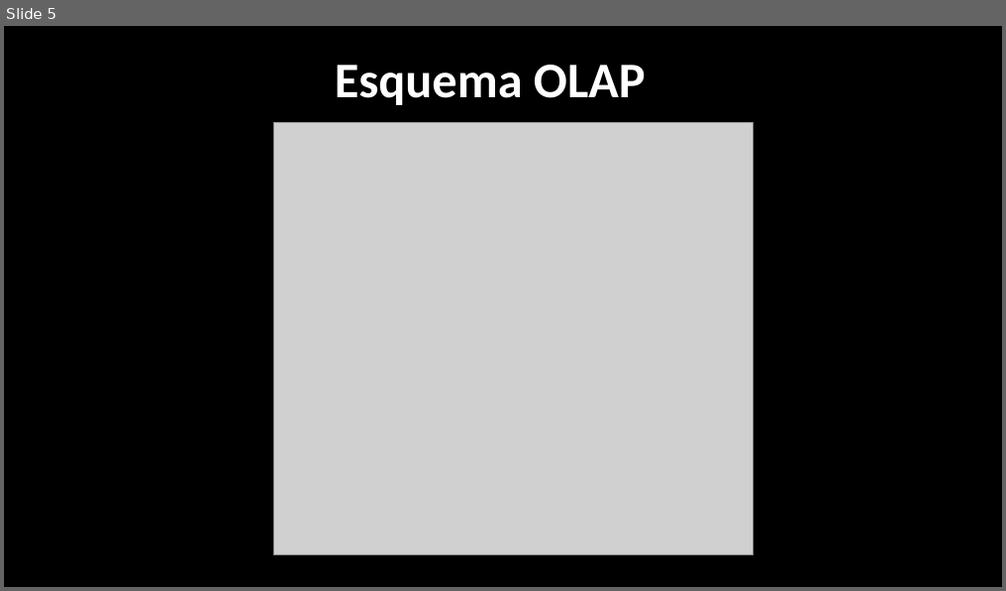
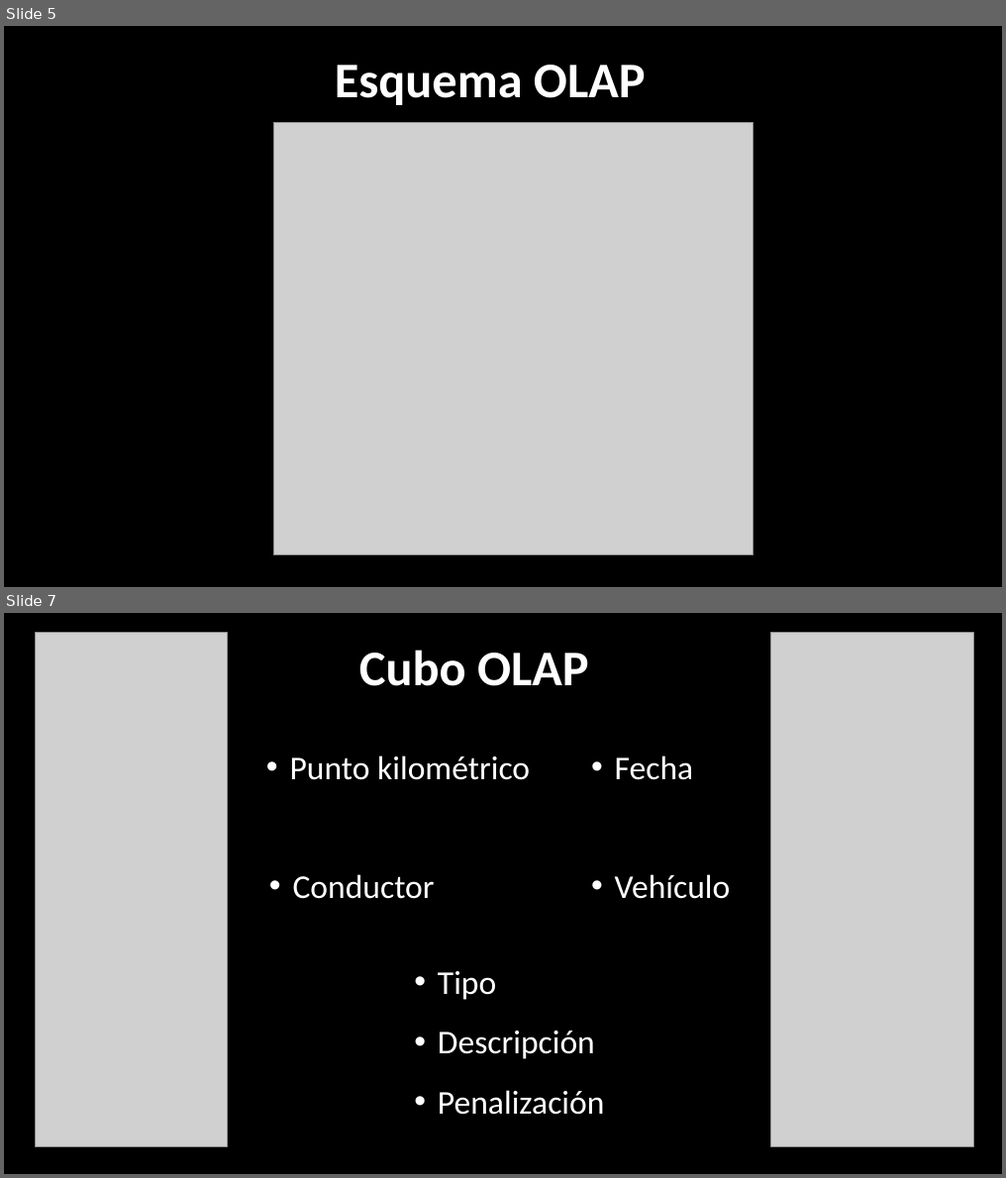
Before and after one commit to hrosalgado/Traffic, a slide deck: doc/presentation.pptx. Shown one above the other, each under a label of ours: slide 5 before the commit, slides 5 and 7 after it; the slides between them are not shown. The pictures are 1006x591 and 1006x1178 pixels, drawn with LibreOffice and Linux fonts; fonts in the diff are those of the drawing; grey boxes stand for pictures; background and template pictures are left out. Boxes give left, top, right and bottom in pixels: in the first picture for what was removed or moved away, otherwise in the second. Text is boxed around its words. In the diff, an @@ line names an element or a change of style, - is before the commit and + after.

Commit message:
update presentation

```diff
--- a/doc/presentation.pptx
+++ b/doc/presentation.pptx
@@ slide 7 added at box(4, 613, 1002, 1174), background picture (left out) @@
@@ picture added at box(36, 633, 228, 1147) @@
@@ picture added at box(770, 633, 973, 1147) @@
@@ text added at box(359, 650, 589, 686), 48 pt, text #FFFFFF, bold @@
+Cubo OLAP
@@ text added at box(290, 756, 530, 780), 32 pt, text #FFFFFF @@
+• Punto kilométrico
@@ text added at box(615, 756, 694, 780), 32 pt, text #FFFFFF @@
+• Fecha
@@ text added at box(293, 874, 435, 899), 32 pt, text #FFFFFF @@
+• Conductor
@@ text added at box(615, 874, 731, 899), 32 pt, text #FFFFFF @@
+• Vehículo
@@ text added at box(438, 971, 605, 1115), 32 pt, text #FFFFFF @@
+• Tipo
+• Descripción
+• Penalización
```
Also in this commit, not shown: 1 slide changed, 3 other slides added, 1 slide removed.
